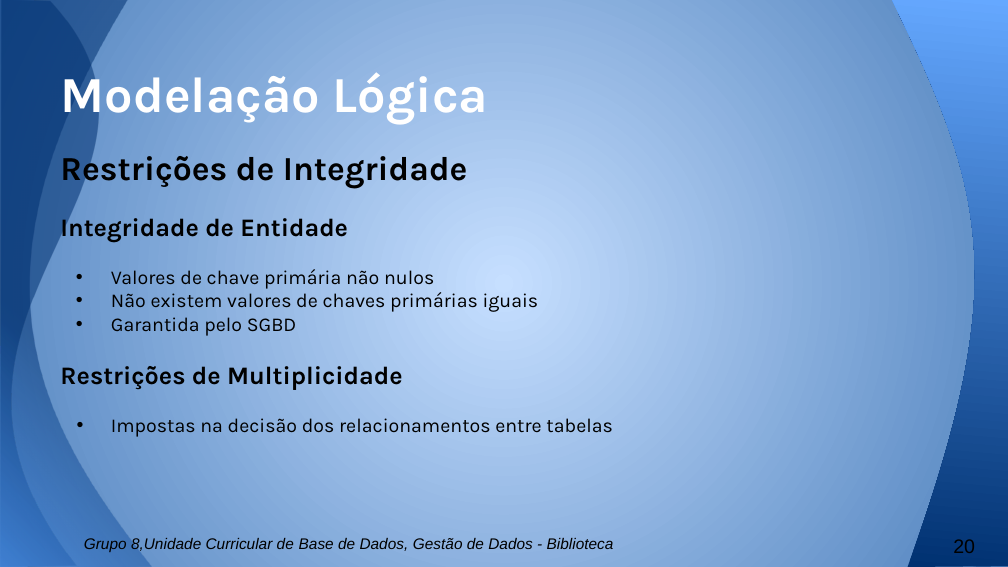
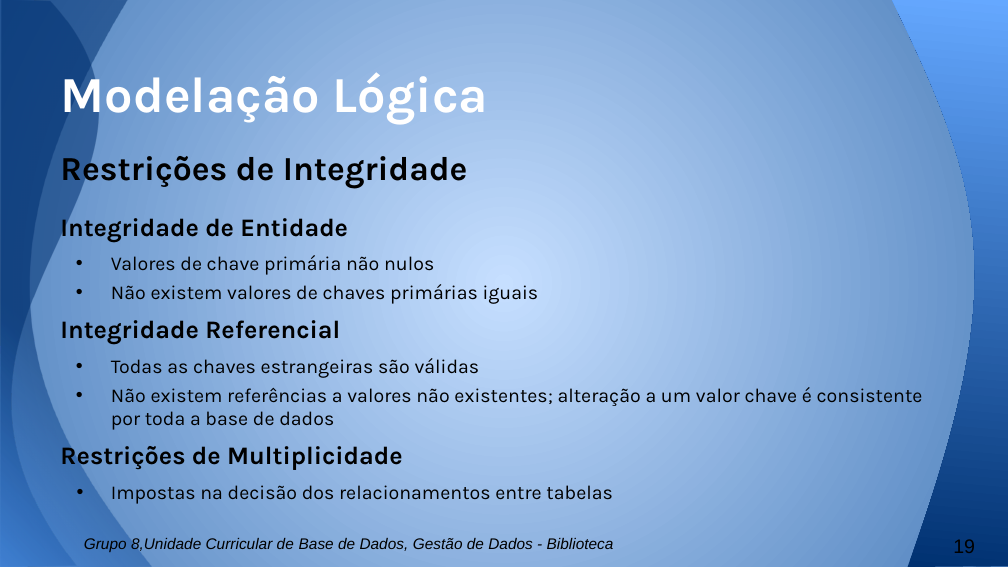
Before and after one commit to b-p3r/BD-1516, a slide deck: slide 19 of Apresentacao/Apresentacao-andre.pptx (slide 20 before the commit). Drawn at 1008x567 pixels with LibreOffice and Linux fonts; fonts in the diff are those of the drawing. Boxes give left, top, right and bottom in pixels: in the first picture for what was removed or moved away, otherwise in the second. Text is boxed around its words. In the diff, an @@ line names an element or a change of style, - is before the commit and + after.

```diff
--- a/Apresentacao/Apresentacao-andre.pptx
+++ b/Apresentacao/Apresentacao-andre.pptx
@@ text at box(60, 320, 923, 430): text changed @@
-• Garantida pelo SGBD
+Integridade Referencial
+• Todas as chaves estrangeiras são válidas
+• Não existem referências a valores não existentes; alteração a um valor chave é consistente por toda a base de dados
@@ page number at box(953, 539, 975, 553): text changed @@
-20
+19
```
Also in this commit, not shown: 7 other slides changed, 1 slide removed.
